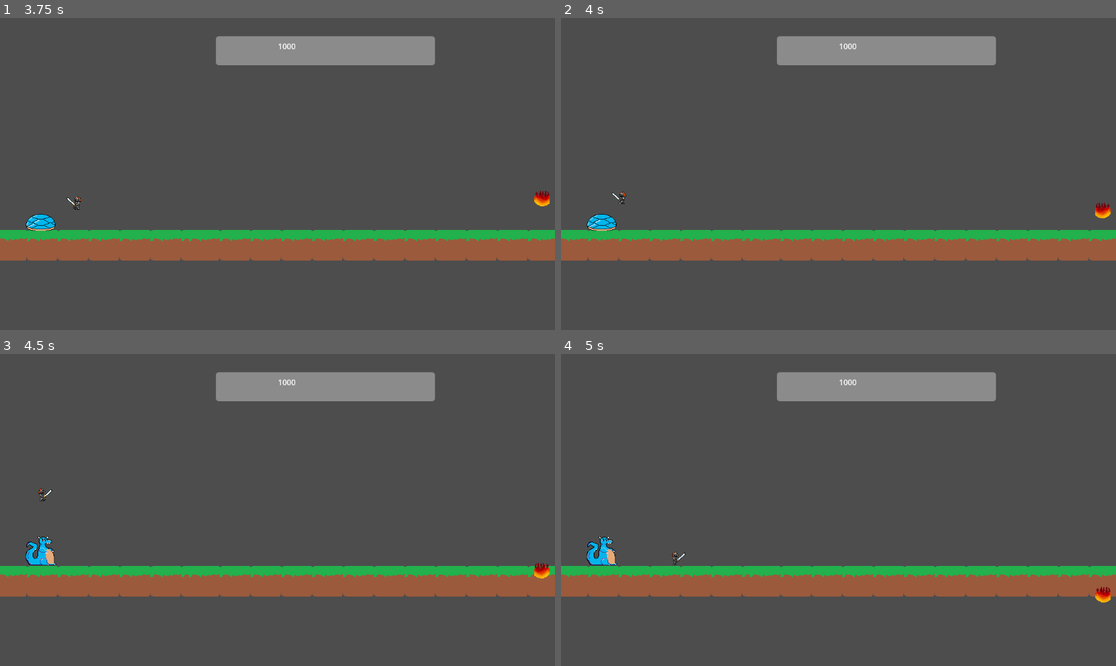
Above: before the commit, frames 1-4 (two rows, left to right).
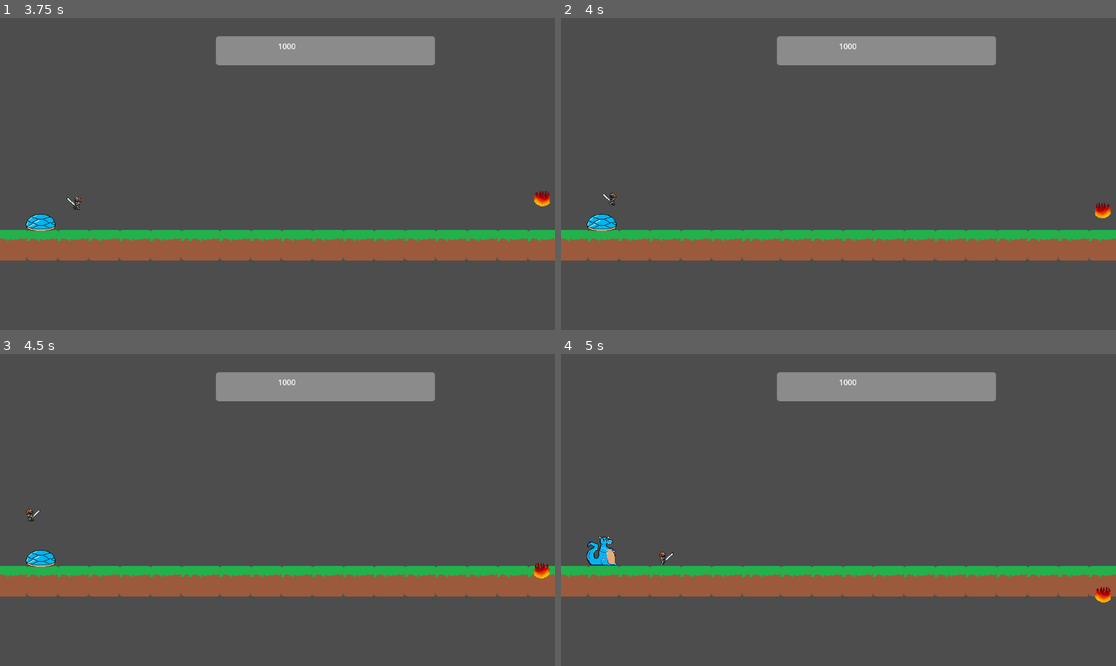
Above: after the commit, the same moments.

Repository: pbagnoud/trijam311
Game: Godot game, scene res://scene/main.tscn
Two runs of this game, one before a commit and one after it. Both use one fixed random seed, a clock stepped at 60 frames per second and the inputs below.
Inputs:
- Up to frame 1 (3.75 s): tap Enter (ui_accept) at 0.5, 0.77, 1.52, 3.02 s; hold Right (ui_right) 0.53-2.03 s; hold Left (ui_left) from 2.03 s (still down)
- Up to frame 2 (4 s): keep holding Left (ui_left); tap Enter (ui_accept) at 3.77 s
- Up to frame 3 (4.5 s): release Left (ui_left) at 4.28 s; hold Right (ui_right) from 4.28 s (still down)
- Up to frame 4 (5 s): keep holding Right (ui_right); tap Enter (ui_accept) at 4.52 s

Frame 1 is identical in both runs. In frame 2, less than 0.1% of the frame differs, in the area x 7-12%, y 55-61%; in frame 3, 0.4%, in the area x 4-11%, y 42-69%; in frame 4, less than 0.1%.

Commit message:
colission better

Diff:
--- a/trijam311/scene/boss.tscn
+++ b/trijam311/scene/boss.tscn
@@ -6,10 +6,10 @@
 [ext_resource type="Texture2D" uid="uid://02sucom05i4y" path="res://asset/boss carapace basse.png" id="4_syssr"]
 
 [sub_resource type="RectangleShape2D" id="RectangleShape2D_sg3tq"]
-size = Vector2(50, 61)
+size = Vector2(50, 31)
 
 [sub_resource type="RectangleShape2D" id="RectangleShape2D_q7q61"]
-size = Vector2(207, 107)
+size = Vector2(394, 209)
 
 [sub_resource type="SpriteFrames" id="SpriteFrames_41618"]
 animations = [{
@@ -29,14 +29,14 @@
 script = ExtResource("1_vfun5")
 
 [node name="CollisionShape2D" type="CollisionShape2D" parent="."]
-position = Vector2(-7, -0.5)
+position = Vector2(-7, 14.5)
 shape = SubResource("RectangleShape2D_sg3tq")
 
 [node name="Area2D" type="Area2D" parent="."]
 script = ExtResource("4_561qw")
 
 [node name="CollisionShape2D" type="CollisionShape2D" parent="Area2D"]
-position = Vector2(2.5, -23.5)
+position = Vector2(-91, -74.5)
 shape = SubResource("RectangleShape2D_q7q61")
 
 [node name="AnimatedSprite2D" type="AnimatedSprite2D" parent="Area2D"]
